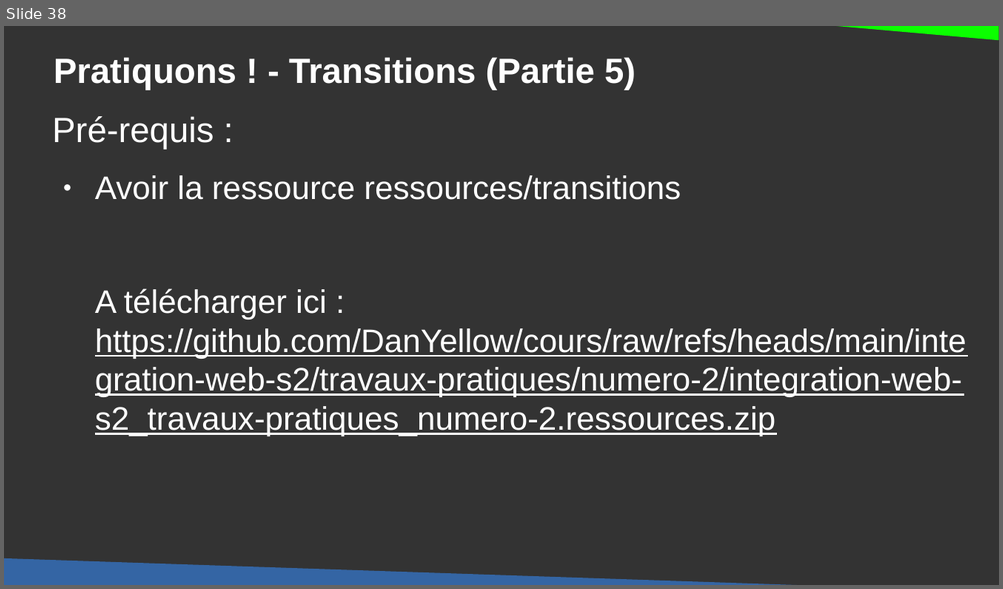
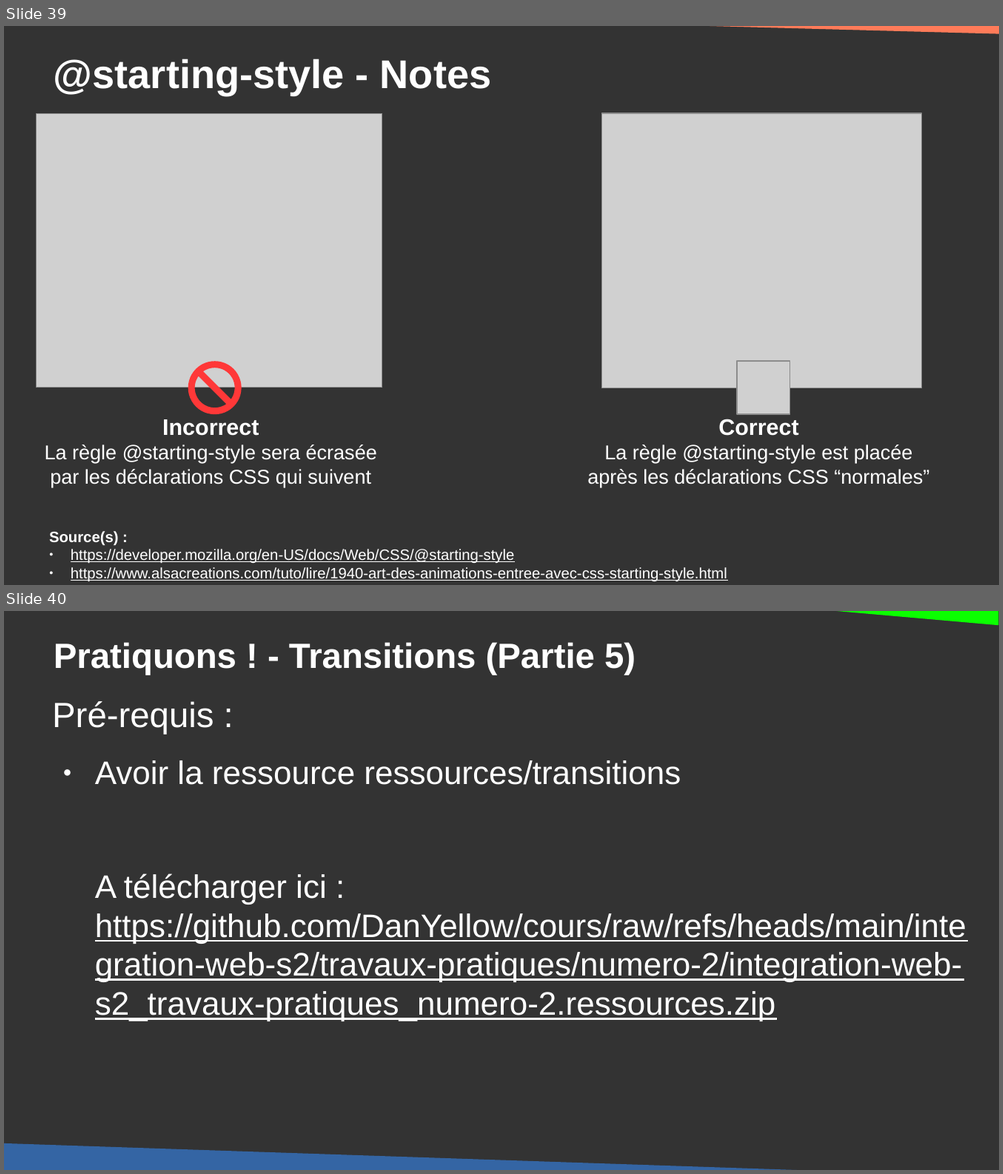
Before and after one commit to DanYellow/cours, a slide deck: integration-web-s2/travaux-pratiques/numero-2/presentation.odp. Shown one above the other, each under a label of ours: slide 38 before the commit, slides 39 and 40 after it. The pictures are 1003x589 and 1003x1174 pixels, drawn with LibreOffice and Linux fonts; fonts in the diff are those of the drawing; grey boxes stand for pictures. Boxes give left, top, right and bottom in pixels: in the first picture for what was removed or moved away, otherwise in the second. Text is boxed around its words. In the diff, an @@ line names an element or a change of style, - is before the commit and + after.

```diff
--- a/integration-web-s2/travaux-pratiques/numero-2/presentation.odp
+++ b/integration-web-s2/travaux-pratiques/numero-2/presentation.odp
@@ slide 39 added at <box>4,26,999,585</box>, background #333333 @@
@@ right triangle added at <box>548,26,999,36</box>, fill #FF7B59 @@
@@ title added at <box>54,59,491,95</box>, 32 pt, text #FFFFFF, bold @@
+@starting-style - Notes
@@ picture added at <box>37,113,382,388</box> @@
@@ picture added at <box>601,113,922,389</box> @@
@@ no-entry sign added at <box>188,362,242,415</box>, fill #FF3838 @@
@@ picture added at <box>737,362,790,415</box> @@
@@ title added at <box>45,420,377,488</box>, 16 pt, text #FFFFFF @@
+Incorrect
+La règle @starting-style sera écrasée par les déclarations CSS qui suivent
@@ title added at <box>587,419,929,488</box>, 16 pt, text #FFFFFF @@
+Correct
+La règle @starting-style est placée après les déclarations CSS “normales”
@@ text added at <box>49,531,727,582</box>, 12 pt, text #FFFFFF, underline @@
+Source(s) :
+● https://developer.mozilla.org/en-US/docs/Web/CSS/@starting-style
+● https://www.alsacreations.com/tuto/lire/1940-art-des-animations-entree-avec-css-starting-style.html
@@ what was slide 38 is now slide 40 @@
```
Also in this commit, not shown: 2 slides changed, 1 other slide added, 1 other file.
